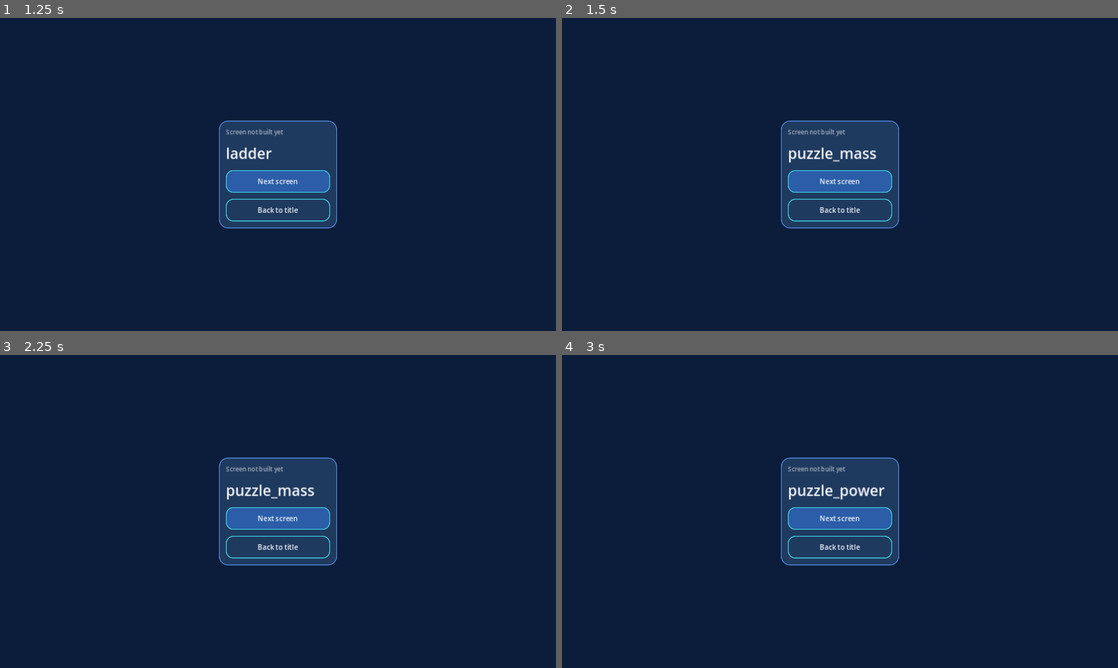
Above: before the commit, frames 1-4 (two rows, left to right).
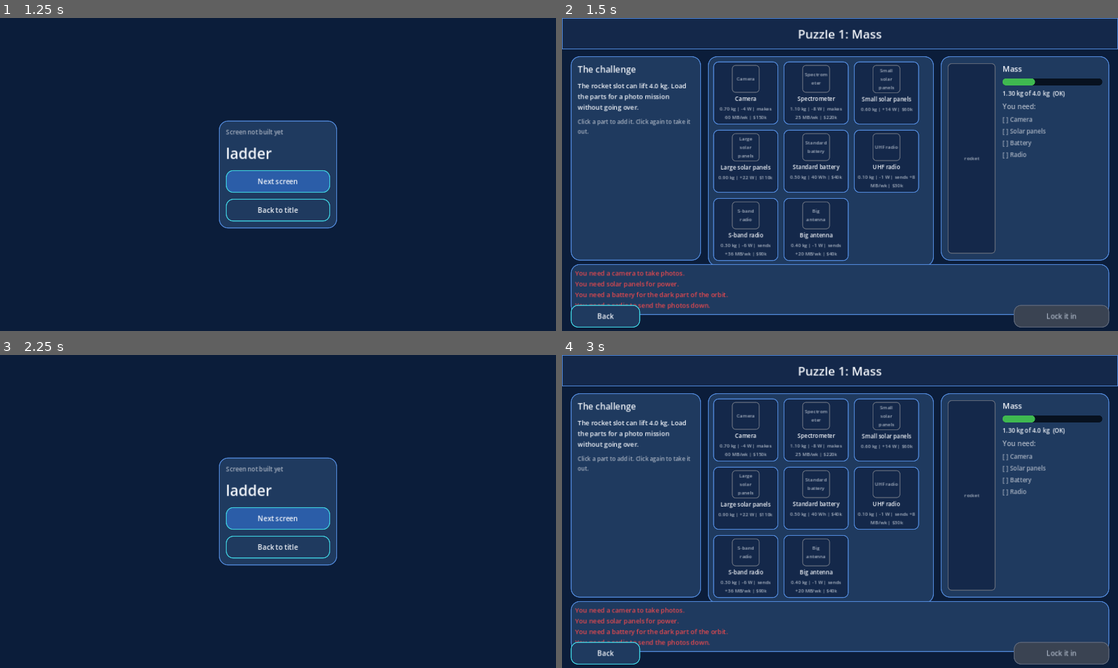
Above: after the commit, the same moments.

Repository: a77chand/apogeic
Game: Godot game, scene res://scenes/main.tscn
Two runs of this game, one before a commit and one after it. Both use one fixed random seed, a clock stepped at 60 frames per second and the inputs below.
Inputs (mouse positions are in pixels of both pictures, inside the frame that each line leads up to):
- Up to frame 1 (1.25 s): click "Play" at 0.5 s
- Up to frame 2 (1.5 s): click "Next screen" at 1.25 s
- Up to frame 3 (2.25 s): click (44, 652) at 2 s, where only the run after the commit has a clickable "Back"
- Up to frame 4 (3 s): click "Next screen" at 2.75 s

Frame 1 is identical in both runs. In frame 2, 60% of the frame differs, in the area x 0-100%, y 0-99%; in frame 3, 0.3%; in frame 4, 60%.

Commit message:
Blocks 2-3: workshop clock, pause, Why red; puzzle_mass; puzzle_link
Co-Authored-By: Claude Sonnet 5.5 <noreply@anthropic.com>

Diff:
--- /dev/null
+++ b/scripts/screens/puzzle_link.gd
@@ -0,0 +1,210 @@
+extends Control
+## Puzzle 3: Data link. The camera makes more than the radio can send.
+## Switch fixes on or off and watch Made, Sent and Delivered.
+
+const UI = preload("res://scripts/ui/ui.gd")
+const Sim = preload("res://scripts/core/sim.gd")
+
+const ID: String = "link"
+
+var _pz: Dictionary = {}
+var selected_option_ids: Array = []
+var _option_buttons: Dictionary = {}   # option id -> Button
+var _bars: Dictionary = {}             # "make"/"send"/"delivered" -> {"bar", "text"}
+var _spare_mass_label: Label = null
+var _spare_mass_bar: ProgressBar = null
+var _spare_cost_label: Label = null
+var _spare_cost_bar: ProgressBar = null
+var _message: Label = null
+var _lock_btn: Button = null
+var _back_btn: Button = null
+var _locked: bool = false
+
+
+func _ready() -> void:
+	_pz = GameState.puzzles.get(ID, {})
+	_build_top_bar()
+	_build_intro()
+	_build_middle()
+	_build_result()
+	_build_bottom()
+	_refresh()
+
+
+func _place(node: Control, pos: Vector2, sz: Vector2) -> void:
+	add_child(node)
+	node.position = pos
+	node.custom_minimum_size = sz
+	node.size = sz
+
+
+func _build_top_bar() -> void:
+	var bar: PanelContainer = PanelContainer.new()
+	bar.add_theme_stylebox_override("panel", UI.box(UI.C_DEEP, UI.C_BORDER, 0, 2, 12.0))
+	_place(bar, Vector2(0, 0), Vector2(1280, 72))
+	var title: Label = UI.label(str(_pz.get("title", "Puzzle")), 28)
+	title.horizontal_alignment = HORIZONTAL_ALIGNMENT_CENTER
+	title.vertical_alignment = VERTICAL_ALIGNMENT_CENTER
+	bar.add_child(title)
+
+
+func _build_intro() -> void:
+	var panel: PanelContainer = UI.panel(UI.C_BORDER, 16.0)
+	_place(panel, Vector2(20, 88), Vector2(300, 470))
+	var col: VBoxContainer = UI.vbox(12)
+	panel.add_child(col)
+	col.add_child(UI.label("The challenge", 20))
+	var intro: Label = UI.label(str(_pz.get("intro", "")), 15, UI.C_TEXT, true)
+	intro.custom_minimum_size = Vector2(264.0, 0.0)
+	col.add_child(intro)
+	var hint: Label = UI.label("Switch the fixes on and off. The bars show where the photos get stuck.", 13, UI.C_MUTED, true)
+	hint.custom_minimum_size = Vector2(264.0, 0.0)
+	col.add_child(hint)
+
+
+func _build_middle() -> void:
+	var panel: PanelContainer = UI.panel(UI.C_BORDER, 16.0)
+	_place(panel, Vector2(336, 88), Vector2(520, 470))
+	var col: VBoxContainer = UI.vbox(6)
+	panel.add_child(col)
+	# picture strip: satellite, dotted arc, ground station
+	var strip: HBoxContainer = UI.hbox(8)
+	strip.alignment = BoxContainer.ALIGNMENT_CENTER
+	col.add_child(strip)
+	strip.add_child(UI.picture("res://art/modules/cubesat_3u.png", Vector2(150, 60), "satellite"))
+	var arc: Label = UI.label("- - - - - - - >", 20, UI.C_CYAN)
+	arc.vertical_alignment = VERTICAL_ALIGNMENT_CENTER
+	strip.add_child(arc)
+	strip.add_child(UI.picture("res://art/modules/ground_station.png", Vector2(70, 70), "ground station"))
+	# three bars
+	var defs: Array = [["make", "Made"], ["send", "Sent capacity"], ["delivered", "Delivered"]]
+	for item in defs:
+		var def: Array = item
+		var key: String = str(def[0])
+		var head: HBoxContainer = UI.hbox(8)
+		var name_label: Label = UI.label(str(def[1]), 14, UI.C_MUTED)
+		name_label.size_flags_horizontal = Control.SIZE_EXPAND_FILL
+		head.add_child(name_label)
+		var text: Label = UI.label("", 13)
+		head.add_child(text)
+		col.add_child(head)
+		var bar: ProgressBar = UI.meter(470.0)
+		col.add_child(bar)
+		_bars[key] = {"bar": bar, "text": text}
+	# option toggles
+	var options: Array = _pz.get("options", [])
+	for item in options:
+		var opt: Dictionary = item
+		var id: String = str(opt.get("id", ""))
+		var b: Button = UI.button("%s\n%s" % [str(opt.get("label", id)), str(opt.get("detail", ""))], Callable(), 470.0, false)
+		b.toggle_mode = true
+		b.custom_minimum_size = Vector2(470.0, 48.0)
+		b.add_theme_stylebox_override("pressed", UI.box(UI.C_HOVER, UI.C_GREEN, 16, 4))
+		b.add_theme_stylebox_override("hover_pressed", UI.box(UI.C_HOVER.lightened(0.1), UI.C_GREEN, 16, 4))
+		b.toggled.connect(_on_option_toggled.bind(id))
+		col.add_child(b)
+		_option_buttons[id] = b
+
+
+func _build_result() -> void:
+	var panel: PanelContainer = UI.panel(UI.C_BORDER, 16.0)
+	_place(panel, Vector2(872, 88), Vector2(388, 470))
+	var col: VBoxContainer = UI.vbox(10)
+	panel.add_child(col)
+	col.add_child(UI.label("What you have left", 20))
+	col.add_child(UI.label("Spare mass used", 14, UI.C_MUTED))
+	_spare_mass_bar = UI.meter(340.0)
+	col.add_child(_spare_mass_bar)
+	_spare_mass_label = UI.label("", 14)
+	col.add_child(_spare_mass_label)
+	col.add_child(UI.label("Spare money used", 14, UI.C_MUTED))
+	_spare_cost_bar = UI.meter(340.0)
+	col.add_child(_spare_cost_bar)
+	_spare_cost_label = UI.label("", 14)
+	col.add_child(_spare_cost_label)
+
+
+func _build_bottom() -> void:
+	var panel: PanelContainer = UI.panel(UI.C_BORDER, 10.0)
+	_place(panel, Vector2(20, 566), Vector2(1240, 86))
+	_message = UI.label("", 15, UI.C_RED, true)
+	_message.custom_minimum_size = Vector2(1200.0, 0.0)
+	panel.add_child(_message)
+	_back_btn = UI.button("Back", _on_back, 160.0, false)
+	_place(_back_btn, Vector2(20, 660), Vector2(160, 52))
+	_lock_btn = UI.button("Lock it in", _on_lock, 220.0, true)
+	_place(_lock_btn, Vector2(1040, 660), Vector2(220, 52))
+
+
+func _on_option_toggled(pressed: bool, id: String) -> void:
+	if _locked:
+		return
+	if pressed and not selected_option_ids.has(id):
+		selected_option_ids.append(id)
+	elif not pressed:
+		selected_option_ids.erase(id)
+	_refresh()
+
+
+func _set_flow_bar(key: String, value: float, need: float, ok: bool) -> void:
+	var entry: Dictionary = _bars[key]
+	var close: bool = value <= need * 1.1
+	UI.set_meter(entry["bar"], value / maxf(1.0, need) * 100.0, UI.status_for(ok, close))
+	var text: Label = entry["text"]
+	text.text = "%d MB/wk  (need %d)" % [int(round(value)), int(round(need))]
+
+
+func _refresh() -> void:
+	var res: Dictionary = Sim.puzzle_link(_pz, selected_option_ids)
+	var need: float = float(_pz.get("need_mb_wk", 1.0))
+	var make: float = float(res.get("make", 0.0))
+	var send: float = float(res.get("send", 0.0))
+	var delivered: float = float(res.get("delivered", 0.0))
+	var mass: float = float(res.get("mass_kg", 0.0))
+	var cost: float = float(res.get("cost_k", 0.0))
+	var passed: bool = bool(res.get("passed", false))
+	var reasons: Array = res.get("reasons", [])
+	_set_flow_bar("make", make, need, make >= need - Sim.EPS)
+	_set_flow_bar("send", send, need, send >= need - Sim.EPS)
+	_set_flow_bar("delivered", delivered, need, delivered >= need - Sim.EPS)
+	var spare_mass: float = float(_pz.get("spare_mass_kg", 1.0))
+	var spare_cost: float = float(_pz.get("spare_cost_k", 1.0))
+	var mass_ok: bool = mass <= spare_mass + Sim.EPS
+	var cost_ok: bool = cost <= spare_cost + Sim.EPS
+	UI.set_meter(_spare_mass_bar, mass / maxf(0.001, spare_mass) * 100.0, UI.status_for(mass_ok, mass >= spare_mass * 0.9))
+	UI.set_meter(_spare_cost_bar, cost / maxf(0.001, spare_cost) * 100.0, UI.status_for(cost_ok, cost >= spare_cost * 0.9))
+	_spare_mass_label.text = "%.1f kg of %.1f kg  (%s)" % [mass, spare_mass, "OK" if mass_ok else "Fail"]
+	_spare_cost_label.text = "%s of %s  (%s)" % [UI.money(cost), UI.money(spare_cost), "OK" if cost_ok else "Fail"]
+	if passed:
+		_message.text = str(_pz.get("lesson", ""))
+		_message.add_theme_color_override("font_color", UI.C_GREEN)
+	else:
+		_message.text = "\n".join(PackedStringArray(reasons))
+		_message.add_theme_color_override("font_color", UI.C_RED)
+	_lock_btn.disabled = not passed or _locked
+
+
+func _on_lock() -> void:
+	if _locked:
+		return
+	_locked = true
+	_lock_btn.disabled = true
+	GameState.mark_puzzle_done(ID)
+	_message.text = str(_pz.get("lesson", ""))
+	_message.add_theme_color_override("font_color", UI.C_GREEN)
+	var timer: Timer = Timer.new()
+	timer.one_shot = true
+	timer.wait_time = 1.4
+	add_child(timer)
+	timer.timeout.connect(_on_done)
+	timer.start()
+
+
+func _on_done() -> void:
+	GameState.go("ladder")
+
+
+func _on_back() -> void:
+	if _locked:
+		return
+	GameState.go("ladder")
--- /dev/null
+++ b/scripts/screens/puzzle_mass.gd
@@ -0,0 +1,201 @@
+extends Control
+## Puzzle 1: Mass. Pick parts from a bin without going over the rocket limit.
+## Layout: intro left, toggle cards middle, live result right, reasons / lesson below.
+
+const UI = preload("res://scripts/ui/ui.gd")
+const Sim = preload("res://scripts/core/sim.gd")
+const PartCard = preload("res://scripts/ui/part_card.gd")
+
+const ID: String = "mass"
+
+var _pz: Dictionary = {}
+var selected_ids: Array = []
+var _cards: Dictionary = {}          # part id -> PartCard
+var _mass_bar: ProgressBar = null
+var _mass_label: Label = null
+var _checklist: VBoxContainer = null
+var _message: Label = null
+var _lock_btn: Button = null
+var _back_btn: Button = null
+var _locked: bool = false
+
+
+func _ready() -> void:
+	_pz = GameState.puzzles.get(ID, {})
+	_build_top_bar()
+	_build_intro()
+	_build_bin()
+	_build_result()
+	_build_bottom()
+	_refresh()
+
+
+func _place(node: Control, pos: Vector2, sz: Vector2) -> void:
+	add_child(node)
+	node.position = pos
+	node.custom_minimum_size = sz
+	node.size = sz
+
+
+func _build_top_bar() -> void:
+	var bar: PanelContainer = PanelContainer.new()
+	bar.add_theme_stylebox_override("panel", UI.box(UI.C_DEEP, UI.C_BORDER, 0, 2, 12.0))
+	_place(bar, Vector2(0, 0), Vector2(1280, 72))
+	var title: Label = UI.label(str(_pz.get("title", "Puzzle")), 28)
+	title.horizontal_alignment = HORIZONTAL_ALIGNMENT_CENTER
+	title.vertical_alignment = VERTICAL_ALIGNMENT_CENTER
+	bar.add_child(title)
+
+
+func _build_intro() -> void:
+	var panel: PanelContainer = UI.panel(UI.C_BORDER, 16.0)
+	_place(panel, Vector2(20, 88), Vector2(300, 470))
+	var col: VBoxContainer = UI.vbox(12)
+	panel.add_child(col)
+	col.add_child(UI.label("The challenge", 20))
+	var intro: Label = UI.label(str(_pz.get("intro", "")), 15, UI.C_TEXT, true)
+	intro.custom_minimum_size = Vector2(264.0, 0.0)
+	col.add_child(intro)
+	var hint: Label = UI.label("Click a part to add it. Click again to take it out.", 13, UI.C_MUTED, true)
+	hint.custom_minimum_size = Vector2(264.0, 0.0)
+	col.add_child(hint)
+
+
+func _build_bin() -> void:
+	var panel: PanelContainer = UI.panel(UI.C_BORDER, 12.0)
+	_place(panel, Vector2(336, 88), Vector2(520, 470))
+	var grid: GridContainer = GridContainer.new()
+	grid.columns = 3
+	grid.add_theme_constant_override("h_separation", 12)
+	grid.add_theme_constant_override("v_separation", 12)
+	panel.add_child(grid)
+	var bin: Array = _pz.get("bin", [])
+	for item in bin:
+		var part_id: String = str(item)
+		if not GameState.parts.has(part_id):
+			continue
+		var part: Dictionary = GameState.parts[part_id]
+		var card: PanelContainer = PartCard.new()
+		card.call("setup", part)
+		card.connect("clicked", _on_toggle)
+		grid.add_child(card)
+		_cards[part_id] = card
+
+
+func _build_result() -> void:
+	var panel: PanelContainer = UI.panel(UI.C_BORDER, 16.0)
+	_place(panel, Vector2(872, 88), Vector2(388, 470))
+	var row: HBoxContainer = UI.hbox(16)
+	panel.add_child(row)
+	row.add_child(UI.picture("res://art/modules/rocket_small.png", Vector2(110, 330), "rocket"))
+	var col: VBoxContainer = UI.vbox(8)
+	col.size_flags_horizontal = Control.SIZE_EXPAND_FILL
+	row.add_child(col)
+	col.add_child(UI.label("Mass", 18))
+	_mass_bar = UI.meter(200.0)
+	col.add_child(_mass_bar)
+	_mass_label = UI.label("", 14)
+	col.add_child(_mass_label)
+	col.add_child(UI.label("You need:", 16, UI.C_MUTED))
+	_checklist = UI.vbox(6)
+	col.add_child(_checklist)
+
+
+func _build_bottom() -> void:
+	var panel: PanelContainer = UI.panel(UI.C_BORDER, 10.0)
+	_place(panel, Vector2(20, 566), Vector2(1240, 86))
+	_message = UI.label("", 15, UI.C_RED, true)
+	_message.custom_minimum_size = Vector2(1200.0, 0.0)
+	panel.add_child(_message)
+	_back_btn = UI.button("Back", _on_back, 160.0, false)
+	_place(_back_btn, Vector2(20, 660), Vector2(160, 52))
+	_lock_btn = UI.button("Lock it in", _on_lock, 220.0, true)
+	_place(_lock_btn, Vector2(1040, 660), Vector2(220, 52))
+
+
+func _on_toggle(part_id: String) -> void:
+	if _locked:
+		return
+	if selected_ids.has(part_id):
+		selected_ids.erase(part_id)
+	else:
+		selected_ids.append(part_id)
+	_refresh()
+
+
+func _refresh() -> void:
+	var res: Dictionary = Sim.puzzle_mass(_pz, GameState.parts, selected_ids)
+	var mass: float = float(res.get("mass_kg", 0.0))
+	var limit: float = maxf(0.001, float(res.get("limit_kg", 1.0)))
+	var passed: bool = bool(res.get("passed", false))
+	var reasons: Array = res.get("reasons", [])
+	var under: bool = mass <= limit + Sim.EPS
+	UI.set_meter(_mass_bar, mass / limit * 100.0, UI.status_for(under, mass >= limit * 0.9))
+	var word: String = "OK"
+	if not under:
+		word = "Fail"
+	_mass_label.text = "%.2f kg of %.1f kg  (%s)" % [mass, limit, word]
+	for key in _cards.keys():
+		var card: PanelContainer = _cards[key]
+		card.call("set_fitted", selected_ids.has(str(key)))
+	_refresh_checklist(reasons)
+	if passed:
+		_message.text = str(_pz.get("lesson", ""))
+		_message.add_theme_color_override("font_color", UI.C_GREEN)
+	else:
+		_message.text = "\n".join(PackedStringArray(reasons))
+		_message.add_theme_color_override("font_color", UI.C_RED)
+	_lock_btn.disabled = not passed or _locked
+
+
+func _refresh_checklist(reasons: Array) -> void:
+	UI.clear(_checklist)
+	var needs: Array = _pz.get("needs", [])
+	for item in needs:
+		var need: Dictionary = item
+		var ok: bool = not reasons.has(str(need.get("missing", "")))
+		var text: String = "[ ] " + _need_name(need)
+		var color: Color = UI.C_MUTED
+		if ok:
+			text = "[x] " + _need_name(need)
+			color = UI.C_GREEN
+		_checklist.add_child(UI.label(text, 14, color))
+
+
+func _need_name(need: Dictionary) -> String:
+	var category: String = str(need.get("category", ""))
+	if category == "instrument":
+		return "Camera"
+	if category == "solar":
+		return "Solar panels"
+	if category == "battery":
+		return "Battery"
+	if category == "radio":
+		return "Radio"
+	return category
+
+
+func _on_lock() -> void:
+	if _locked:
+		return
+	_locked = true
+	_lock_btn.disabled = true
+	GameState.mark_puzzle_done(ID)
+	_message.text = str(_pz.get("lesson", ""))
+	_message.add_theme_color_override("font_color", UI.C_GREEN)
+	var timer: Timer = Timer.new()
+	timer.one_shot = true
+	timer.wait_time = 1.4
+	add_child(timer)
+	timer.timeout.connect(_on_done)
+	timer.start()
+
+
+func _on_done() -> void:
+	GameState.go("ladder")
+
+
+func _on_back() -> void:
+	if _locked:
+		return
+	GameState.go("ladder")
--- a/scripts/screens/workshop.gd
+++ b/scripts/screens/workshop.gd
@@ -17,6 +17,32 @@
 var _tip: Label = null
 var _day_pill: Label = null
 var _money_pill: Label = null
+var _tray: ScrollContainer = null
+var _pause_btn: Button = null
+var _paused: bool = false
+var _popup: Control = null          # the open "Why red?" popup, if any
+var _acc: float = 0.0               # seconds collected towards the next day
+const MAX_DAY: int = 250
+
+
+## The clock. A day passes every seconds_per_day. Stops while paused or while a popup is open.
+func _process(delta: float) -> void:
+	if _paused or (_popup != null and is_instance_valid(_popup)):
+		return
+	var schedule: Dictionary = GameState.level.get("schedule", {})
+	var per_day: float = maxf(0.1, float(schedule.get("seconds_per_day", 2.0)))
+	_acc += delta
+	var moved: bool = false
+	while _acc >= per_day:
+		_acc -= per_day
+		var day: int = int(GameState.sched.get("day", 1))
+		if day >= MAX_DAY:
+			_acc = 0.0
+			break
+		GameState.sched["day"] = day + 1
+		moved = true
+	if moved:
+		_refresh()
 
 
 func _ready() -> void:
@@ -139,6 +165,7 @@
 
 func _build_tray() -> void:
 	var scroll: ScrollContainer = ScrollContainer.new()
+	_tray = scroll
 	_place(scroll, Vector2(20, 520), Vector2(1030, 110))
 	scroll.vertical_scroll_mode = ScrollContainer.SCROLL_MODE_DISABLED
 	var row: HBoxContainer = UI.hbox(8)
@@ -151,8 +178,14 @@
 		card.connect("clicked", _on_fit_any)
 		row.add_child(card)
 		_cards[str(part.get("id", ""))] = card
+	var why_btn: Button = UI.button("Why red?", _on_why_red, 190.0, false)
+	why_btn.custom_minimum_size = Vector2(190.0, 36.0)
+	_place(why_btn, Vector2(1070, 518), Vector2(190, 36))
+	_pause_btn = UI.button("Pause", _on_pause, 190.0, false)
+	_pause_btn.custom_minimum_size = Vector2(190.0, 36.0)
+	_place(_pause_btn, Vector2(1070, 560), Vector2(190, 36))
 	var test_btn: Button = UI.button("Test it", _on_test, 190.0, true)
-	_place(test_btn, Vector2(1070, 550), Vector2(190, 52))
+	_place(test_btn, Vector2(1070, 604), Vector2(190, 50))
 
 
 func _build_tip_bar() -> void:
@@ -212,6 +245,59 @@
 
 func _on_test() -> void:
 	GameState.go("test_lab")
+
+
+func _on_pause() -> void:
+	_paused = not _paused
+	if _paused:
+		_pause_btn.text = "Resume"
+		_tray.modulate = Color(1, 1, 1, 0.45)
+		_set_tip("Paused. The day counter and the budget are frozen.")
+	else:
+		_pause_btn.text = "Pause"
+		_tray.modulate = Color(1, 1, 1, 1)
+		_set_tip("Running.")
+
+
+## A popup that lists the reason and tip of every failing check.
+func _on_why_red() -> void:
+	if _popup != null and is_instance_valid(_popup):
+		return
+	var ev: Dictionary = GameState.evaluate()
+	var results: Array = Sim.check_requirements(GameState.level, ev)
+	var overlay: ColorRect = ColorRect.new()
+	overlay.color = Color(0, 0, 0, 0.6)
+	overlay.mouse_filter = Control.MOUSE_FILTER_STOP
+	add_child(overlay)
+	overlay.set_anchors_and_offsets_preset(Control.PRESET_FULL_RECT)
+	_popup = overlay
+	var centre: CenterContainer = CenterContainer.new()
+	overlay.add_child(centre)
+	centre.set_anchors_and_offsets_preset(Control.PRESET_FULL_RECT)
+	var panel: PanelContainer = UI.panel(UI.C_ORANGE, 20.0)
+	panel.custom_minimum_size = Vector2(640.0, 0.0)
+	centre.add_child(panel)
+	var col: VBoxContainer = UI.vbox(10)
+	panel.add_child(col)
+	col.add_child(UI.label("Why red?", 24))
+	var any_fail: bool = false
+	for item in results:
+		var r: Dictionary = item
+		if bool(r.get("passed", false)):
+			continue
+		any_fail = true
+		col.add_child(UI.label(str(r.get("text", "")), 16, UI.C_YELLOW, true))
+		col.add_child(UI.label(str(r.get("reason", "")), 14, UI.C_TEXT, true))
+		col.add_child(UI.label("Tip: " + str(r.get("tip", "")), 14, UI.C_CYAN, true))
+	if not any_fail:
+		col.add_child(UI.label("Nothing is red. Every check passes.", 16, UI.C_GREEN, true))
+	col.add_child(UI.button("Close", _on_close_popup, 160.0, true))
+
+
+func _on_close_popup() -> void:
+	if _popup != null and is_instance_valid(_popup):
+		_popup.queue_free()
+	_popup = null
 
 
 func _on_bar_hover(key: String) -> void:
